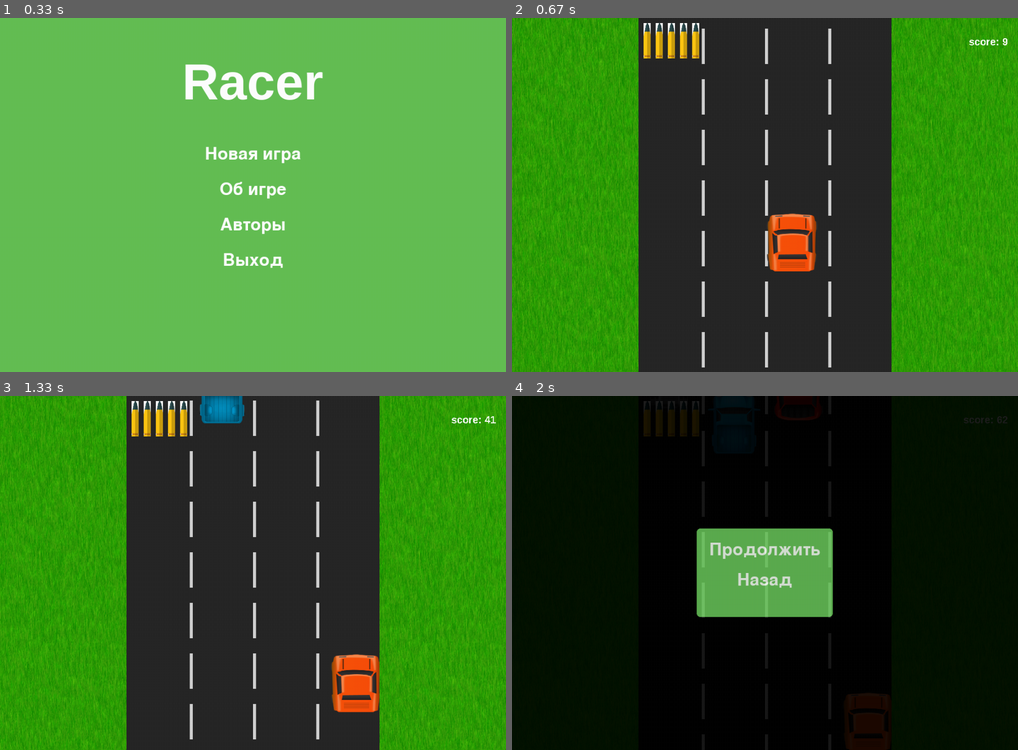
Above: before the commit, frames 1-4 (two rows, left to right).
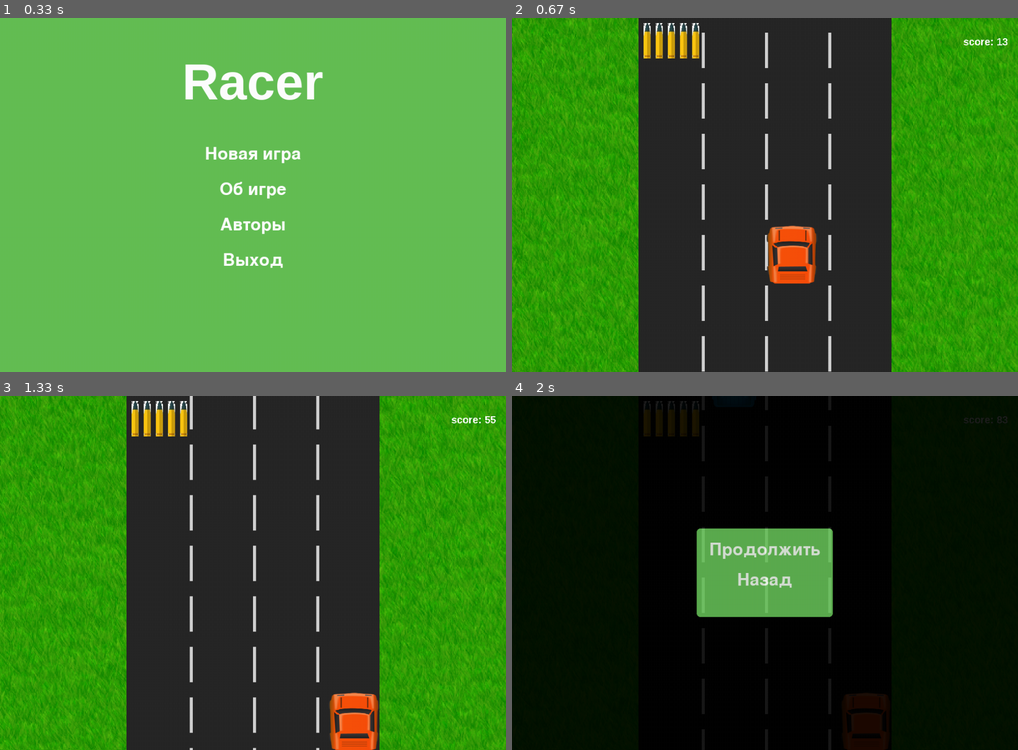
Above: after the commit, the same moments.

Repository: Strexas/pygame_project
Game: pygame game, started from scripts/start.py
The game is run twice, just before and just after one commit, with the same random seed, the same clock (stepped at 60 frames per second) and the same inputs.
Inputs (mouse positions are in pixels of both pictures, inside the frame that each line leads up to):
- Up to frame 1 (0.33 s): no input
- Up to frame 2 (0.67 s): press the mouse at (765, 152) at 0.37 s; move the mouse to (770, 226) at 0.47 s; release the mouse at (780, 301) at 0.6 s
- Up to frame 3 (1.33 s): hold H 0.67-1.13 s; hold Right 0.67-1.13 s; move the mouse to (303, 597) at 0.7 s; hold L from 1.17 s (still down); hold Right from 1.17 s (still down)
- Up to frame 4 (2 s): release L at 1.63 s; release Right at 1.63 s; tap Esc at 1.67 s

Frame 1 is identical in both runs. In frame 2, 8.0% of the frame differs, in the area x 0-100%, y 0-100%; in frame 3, 9.5%; in frame 4, less than 0.1%.

Commit message:
поправки, музыка

Diff:
--- a/scripts/game.py
+++ b/scripts/game.py
@@ -5,31 +5,28 @@
 
 
 class Game:
-    def __init__(self, width, height, speed=10):
+    def __init__(self, width, height):
         self.width = width
         self.height = height
         self.surface = pygame.Surface((width, height))
-        self.speed = speed
+        self.speed = 10
         self.path = 'data'
 
         self.car_sprites = [pygame.image.load(
-            f'{self.path}/sprites/cars/{i}') for i in os.listdir(f'{self.path}/sprites/cars/')]
+            f'{self.path}/sprites/cars/{i}') for i in
+            os.listdir(f'{self.path}/sprites/cars/')]
 
         self.bg_sprite = pygame.image.load(
             f'{self.path}/sprites/background/grass.png')
 
         self.bullet_sprite = pygame.image.load(
             f'{self.path}/sprites/interface/bullet.jpeg')
+        self.bullet_sprite.set_colorkey(self.bullet_sprite.get_at((0, 5)))
 
         self.road = Road(width // 4, 0, width // 2,
-                         height, self.car_sprites, self.bullet_sprite, speed=self.speed)
+                         height, self.car_sprites, self.bullet_sprite, self.speed)
 
-        self.left_bg = Background(
-            0, 0, self.width // 4, self.height, self.bg_sprite, self.speed)
-
-        self.right_bg = Background(
-            self.width - self.width // 4, 0, self.width // 4, self.height, self.bg_sprite,
-            self.speed)
+        self.bg = Background(0, 0, self.width, self.height, self.bg_sprite, self.speed)
 
         self.score = 0
 
@@ -38,12 +35,11 @@
     def speed_up(self):
         self.speed += 1
         self.road.speed_up(1)
-        self.left_bg.speed_up(1)
-        self.right_bg.speed_up(1)
+        self.bg.speed_up(1)
 
     def cyckle(self):
-        self.score += self.speed / 20
-        if int(self.score) % 250 == 0:
+        self.score += self.speed / 25
+        if int(self.score) % 200 == 0:
             self.road.add_rocket()
 
     def draw_score(self):
@@ -57,13 +53,10 @@
     def render(self):
         self.cyckle()
 
+        self.surface.blit(self.bg.render(),
+                          (self.bg.x, self.bg.y))
+
         self.surface.blit(self.road.draw(), (self.road.x, self.road.y))
-
-        self.surface.blit(self.left_bg.render(),
-                          (self.left_bg.x, self.left_bg.y))
-
-        self.surface.blit(self.right_bg.render(),
-                          (self.right_bg.x, self.right_bg.y))
 
         self.draw_score()
 
--- a/scripts/main.py
+++ b/scripts/main.py
@@ -1,6 +1,7 @@
 import pygame
 from menu import Game_Menu, Main_Menu
 from game import Game
+from music import channel
 
 
 class Main:
@@ -71,6 +72,16 @@
                 self.status = 'main_menu'
 
     def keyboard_handler(self, keys):  # переход от игрового меню к игре и обратно
+        if keys[pygame.K_h]:
+            print(channel.get_volume())
+            channel.set_volume(channel.get_volume() + 0.01)
+            print(channel.get_volume())
+
+        if keys[pygame.K_l]:
+            print(channel.get_volume())
+            channel.set_volume(channel.get_volume() - 0.01)
+            print(channel.get_volume())
+
         if not (keys[pygame.K_ESCAPE] and 'game' in self.status):
             return
 
--- a/scripts/menu.py
+++ b/scripts/menu.py
@@ -1,4 +1,6 @@
 import pygame
+from music import Menu_music, Game_music1, Game_music2, channel, pressing, moving
+import os
 
 
 class Menu:
@@ -13,7 +15,6 @@
         self.label_color = pygame.Color((255, 255, 255))
         self.label_color_focused = pygame.Color((4, 90, 200))
         self.bg_color = pygame.Color((100, 190, 85))
-
         self.font = pygame.font.Font('data/fonts/19255.ttf', font_size)
 
         self.surface = pygame.Surface((self.width, self.height))
@@ -26,6 +27,8 @@
             self.rendered_labels_focused.append(self.font.render(i, True, self.label_color_focused))
 
         self.label_rects = []
+
+        self.moving_cursor = (False, -1)
 
     def generate_label_rects(self, y):
         y = y
@@ -50,6 +53,8 @@
 
         for i in range(len(self.texts)):
             if self.label_rects[i].collidepoint(mx, my):
+                if self.moving_cursor[1] != i:
+                    self.moving_cursor = (True, i)
 
                 self.surface.blit(self.rendered_labels_focused[i], self.label_rects[i])
 
@@ -85,6 +90,9 @@
             y.set_alpha(self.surface_alpha)
 
     def render(self):
+        if self.moving_cursor:
+            moving.play()
+            self.moving_cursor = False
         pygame.draw.rect(self.surface,
                          self.bg_color,
                          self.menu_rect, border_radius=7)
@@ -96,8 +104,9 @@
 
 class Main_Menu(Menu):
     def __init__(self, width, height, objects: dict, font_size: int):
+        super().__init__(width, height, objects, font_size)
 
-        super().__init__(width, height, objects, font_size)
+        channel.play(Menu_music)
 
         self.name_font = pygame.font.SysFont('Arial', int(font_size * 2), True)
 
@@ -109,7 +118,8 @@
 
         self.rendered_name = self.name_font.render(self.game_name, True, self.label_color)
 
-        self.label_rects = self.generate_label_rects(self.margin * 4 + self.rendered_name.get_height())
+        self.label_rects = self.generate_label_rects(
+            self.margin * 4 + self.rendered_name.get_height())
 
         self.draw_text = self.draw_name(self.draw_text)
 
@@ -121,9 +131,14 @@
                 self.margin * 2, self.rendered_name.get_width(),
                 self.rendered_name.get_height())
             self.surface.blit(self.rendered_name, self.name_rect)
+
         return decorated_draw
 
     def render(self):
+        if self.moving_cursor[0]:
+            moving.stop()
+            moving.play()
+            self.moving_cursor = (False, self.moving_cursor[1])
         self.surface.fill(self.bg_color)
         self.draw_text()
         return self.surface
--- /dev/null
+++ b/scripts/music.py
@@ -0,0 +1,16 @@
+import pygame as pg
+
+pg.mixer.init()
+
+
+load_music = pg.mixer.Sound
+
+path = 'data/Sounds/'
+
+Menu_music = load_music(path + 'music/Menu/Menu_music.mp3')
+Game_music1 = load_music(path + 'music/Game/GM1.mp3')
+Game_music2 = load_music(path + 'music/Game/GM2.mp3')
+
+moving = load_music(path + 'SFX/moving.mp3')
+pressing = load_music(path + 'SFX/pressing.mp3')
+channel = pg.mixer.Channel(1)
--- a/scripts/road.py
+++ b/scripts/road.py
@@ -7,9 +7,9 @@
                  width, height,
                  car_sprites: list,
                  rocket_sprite,
-                 speed=5,
+                 speed,
                  road_color=pygame.Color(40, 40, 40),
-                 car_chance=0.01, rocket_count=5):
+                 car_chance=0.0001, rocket_count=5):
 
         self.width = width
         self.height = height
--- a/scripts/start.py
+++ b/scripts/start.py
@@ -1,18 +1,18 @@
 import pygame
-from random import choice
 
 import os
+
+os.chdir('..')  # вернулись на папку выше
+
 from main import Main  # класс отвечающий за игру
-os.chdir('..')  # для удобства вернулись на папку выше
+
 pygame.init()
 display = pygame.display.set_mode((1000, 700))  # создали игровое окно
 clock = pygame.time.Clock()
-fps = 60  # fps игры
-game = Main(display, fps)  # передали его на изменения в класс Main
-songs = [pygame.mixer.Sound(f'data/music/{i}') for i in os.listdir('data/music/')]  # загрузили треки
-choice(songs).play()  # проигрываем случайный
+fps = 100  # fps игры
+main = Main(display, fps)  # передали его на изменения в класс Main
 
 while True:
-    game.event_handler(pygame.event.get())  # перехватчик событий
-    game.draw()  # отрисовка
+    main.event_handler(pygame.event.get())  # перехватчик событий
+    main.draw()  # отрисовка
     clock.tick(fps)  # FPS
Binary file changed: data/sprites/interface/bullet.jpeg
Not shown, added: data/Sounds/SFX/moving.mp3
Not shown, added: data/Sounds/SFX/pressing.mp3
Not shown, added: data/Sounds/music/Game/GM1.mp3
Not shown, added: data/Sounds/music/Game/GM2.mp3
Not shown, added: data/Sounds/music/Menu/Menu_music.mp3
Not shown, changed: data/music/Limp Bizkit - Rollin (Air Raid Vehicle).mp3
Not shown, changed: data/music/Styles of Beyond - Nine Thou (Grant Mohrman Outta Control Remix).mp3
Not shown, changed: data/music/The Qemists - Run You.mp3
